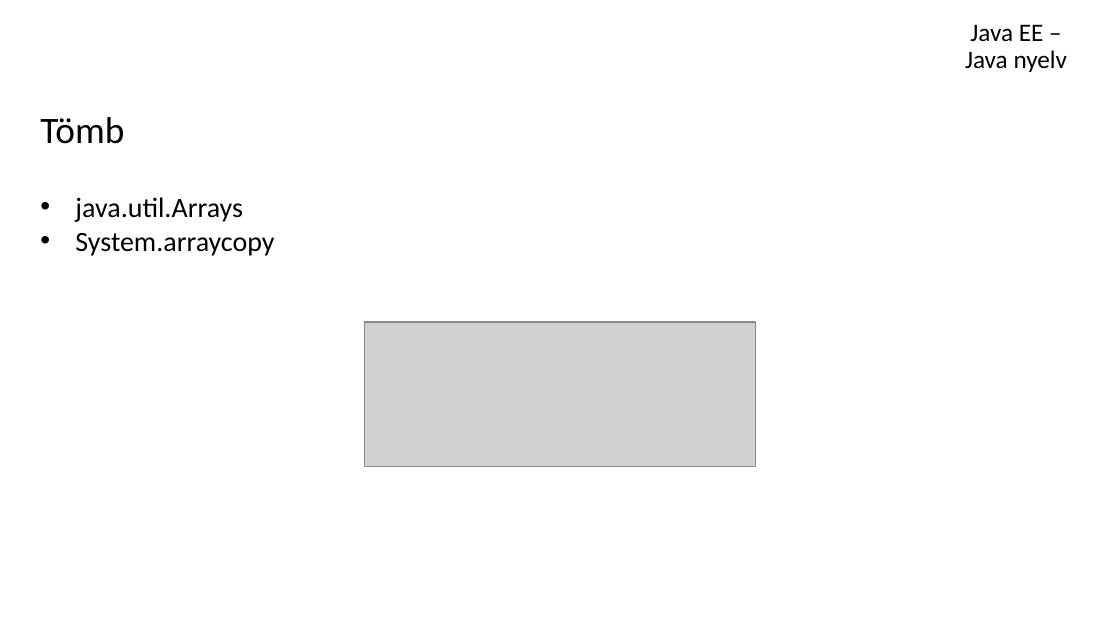
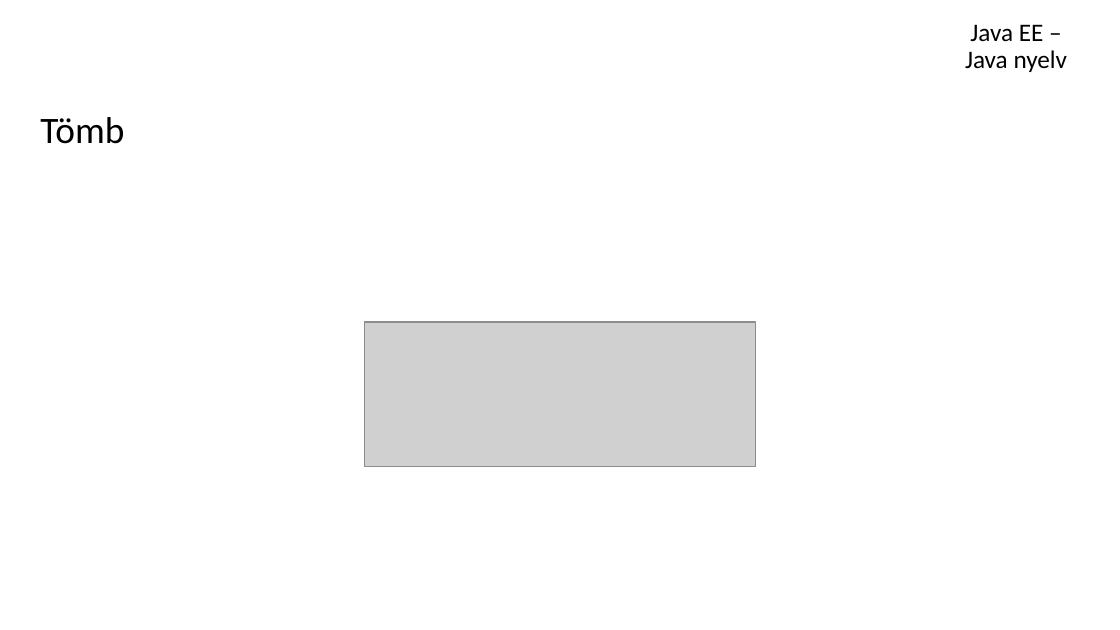
Before and after one commit to schonherz-java-ee-2016-spring/education, a slide deck: slide 6 of documentation/03_JavaAlapok/doc/14 Java alapok ismétlése - Java nyelvi elemek, változók, operátorok, vezérlési szerkezetek .pptx. Drawn at 1120x630 pixels with LibreOffice and Linux fonts; fonts in the diff are those of the drawing; grey boxes stand for pictures; background and template pictures are left out. Boxes give left, top, right and bottom in pixels: in the first picture for what was removed or moved away, otherwise in the second. Text is boxed around its words. In the diff, an @@ line names an element or a change of style, - is before the commit and + after.

Commit message:
Java alapok - tipo fixes

```diff
--- a/documentation/03_JavaAlapok/doc/14 Java alapok ismétlése - Java nyelvi elemek, változók, operátorok, vezérlési szerkezetek .pptx
+++ b/documentation/03_JavaAlapok/doc/14 Java alapok ismétlése - Java nyelvi elemek, változók, operátorok, vezérlési szerkezetek .pptx
@@ text removed at (x1=75, y1=197, x2=274, y2=256) @@
-• java.util.Arrays
-• System.arraycopy
```
Also in this commit, not shown: 1 other slide changed, 3 other files.
